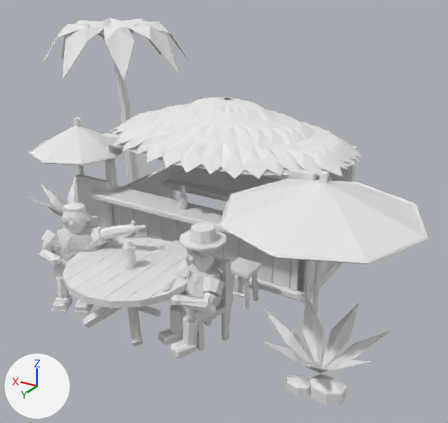
One commit to the FBX model assets/exports/SM_BeachBar.fbx: the scene before it, then after it.
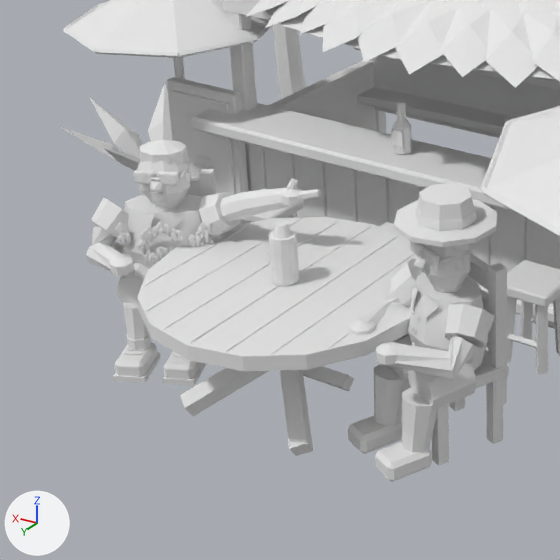
There are two pictures of each version: one whole from a 50 mm lens placed at (-8.13, 12.21, 7.97), pointed at (-0.38, -0.7, 1.51), one close up on the part from 0% to 57% of the width and 33% to 93% of the height. The axes (+X, +Y, +Z) are drawn at lower left. The lights are the same throughout. The older version's two pictures come first. Vertices at exactly the same position are counted once.

The first close-up shows 'SM_BeachBar • FBX'.
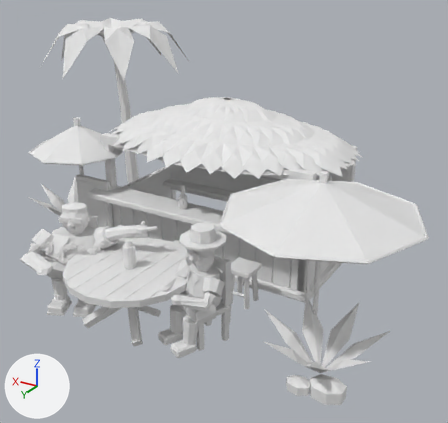
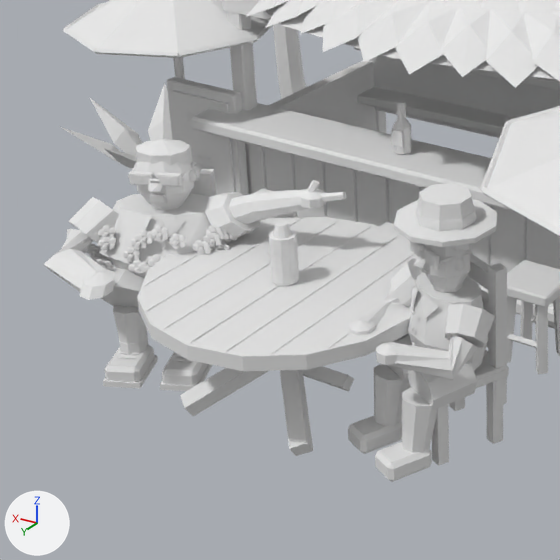
The edits, one by one:
me_sm_beachbar___fbx_001 has 13773 vertices, 25134 faces and spans x -6.08..7.5, y -5.6..4.2, z -0.1..5.75.
me_sm_beachbar___fbx_001 is used by ob_sm_beachbar___fbx; location (0.0, 0.0, 0.0).
me_sm_beachbar___fbx_001 part 1: the loose piece of 16 vertices spanning x 1.65..1.95, y 2.35..2.65, z 1.67..1.87 is scaled about its middle by (1.18, 1.16, 1).
me_sm_beachbar___fbx_001 part 2: the loose piece of 42 vertices spanning x 1.53..2.05, y 2.28..2.75, z 1.66..2.38 is scaled about its middle by (1.16, 1.13, 1).
me_sm_beachbar___fbx_001 part 3: the loose piece of 20 vertices spanning x 1.56..2.05, y 2.26..2.69, z 2.05..2.43 is scaled about its middle by (1.15, 1.13, 1).
me_sm_beachbar___fbx_001 part 4: the loose piece of 16 vertices spanning x 1.52..1.61, y 2.36..2.46, z 1.95..2.13 is moved by (-0.04, -0.02, 0.0).
me_sm_beachbar___fbx_001 part 5: the loose piece of 24 vertices spanning x 1.47..1.68, y 2.61..2.73, z 2.03..2.17 is scaled about its middle by (1.17, 1.17, 1), then moved by (-0.03, 0.02, 0.0).
me_sm_beachbar___fbx_001 part 6: the loose piece of 24 vertices spanning x 1.71..1.92, y 2.72..2.84, z 2.03..2.17 is scaled about its middle by (1.17, 1.17, 1), then moved by (0.01, 0.04, 0.0).
me_sm_beachbar___fbx_001 part 7: the loose piece of 8 vertices spanning x 1.73..1.88, y 2.76..2.84, z 2.05..2.15 is scaled about its middle by (1.16, 1.16, 1), then moved by (0.01, 0.04, 0.0).
me_sm_beachbar___fbx_001 part 8: the loose piece of 8 vertices spanning x 1.46..1.64, y 2.28..2.61, z 2.08..2.14 is scaled about its middle by (1.12, 1.12, 1), then moved by (-0.04, -0.01, 0.0).
me_sm_beachbar___fbx_001 part 9: the loose piece of 8 vertices spanning x 1.0..1.53, y 2.71..3.32, z 0.0..0.07 is scaled about its middle by (1.15, 1.12, 1), then moved by (-0.07, 0.06, 0.0).
me_sm_beachbar___fbx_001 part 10: the loose piece of 8 vertices spanning x 1.15..1.32, y 3.02..3.11, z 0.23..0.25 is scaled about its middle by (1.16, 1.16, 1), then moved by (-0.08, 0.06, 0.0).
me_sm_beachbar___fbx_001 part 11: 2646 of 13773 vertices moved; they spanned x 0.08..2.53, y 1.97..3.54, z 0.0..2.14 and now span x -0.19..2.77, y 1.86..3.97, z 0.0..2.14; mean shift (-0.04, 0.11, 0.0); largest move (1.64, 3.45, 1.28) -> (1.52, 3.97, 1.28).

What differs and where, as boxes (x1, y1, x2, y2) in the close-ups (560 x 560 px; the box of a moved part takes in the faces that stretch with it):
'SM_BeachBar • FBX', reshaped: before (61, 0, 560, 482); after (44, 0, 560, 482)
part 1 of me_sm_beachbar___fbx_001, moved or reshaped: before (154, 202, 181, 209); after (152, 202, 184, 210)
part 2 of me_sm_beachbar___fbx_001, moved or reshaped: before (138, 161, 190, 206); after (134, 160, 194, 207)
part 3 of me_sm_beachbar___fbx_001, moved or reshaped: before (139, 139, 188, 165); after (136, 139, 192, 166)
part 4 of me_sm_beachbar___fbx_001, moved or reshaped: before (185, 169, 192, 182); after (189, 169, 196, 182)
part 5 of me_sm_beachbar___fbx_001, moved or reshaped: before (157, 171, 179, 185); after (157, 172, 182, 187)
part 6 of me_sm_beachbar___fbx_001, moved or reshaped: before (133, 170, 155, 184); after (129, 171, 154, 185)
part 7 of me_sm_beachbar___fbx_001, moved or reshaped: before (135, 174, 152, 183); after (131, 175, 150, 184)
part 8 of me_sm_beachbar___fbx_001, moved or reshaped: before (179, 162, 192, 179); after (182, 162, 196, 181)
part 9 of me_sm_beachbar___fbx_001, moved or reshaped: before (162, 363, 206, 386); after (160, 364, 212, 391)
part 10 of me_sm_beachbar___fbx_001, moved or reshaped: before (174, 355, 182, 357); after (174, 359, 193, 362)
part 11 of me_sm_beachbar___fbx_001, moved or reshaped: before (85, 178, 321, 383); after (44, 180, 346, 389)
